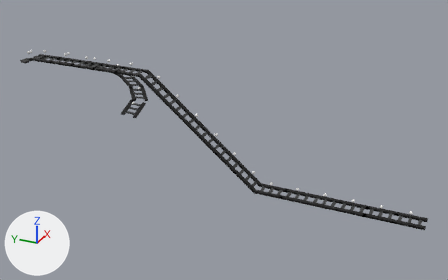
A saved change to the Blender file project/resources/AL4_FF7_RailShooter/ShootingCoaster.blend.
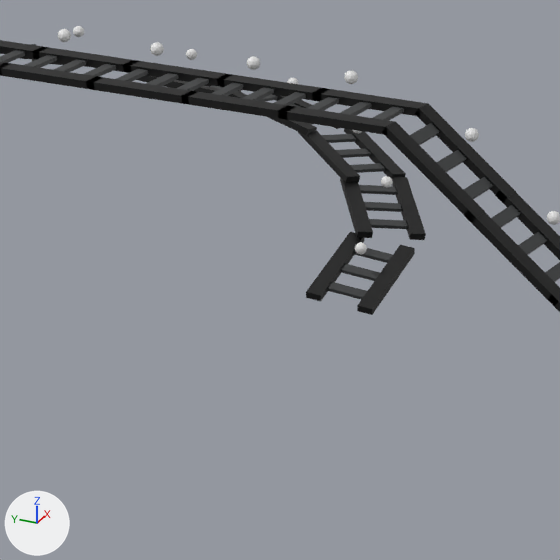
Each version is shown whole from a 50 mm camera at (-31.46, -2.75, 18.56) aimed at (2.91, 12.72, 1.37), then close up on the part from 11% to 40% of the width and 17% to 62% of the height. Every picture has the same lights, and +X, +Y and +Z are marked at lower left.

The first close-up shows 'controlPoint.025', 'rail.010', 'rail.011', 'rail.012', 'rail.013', 'rail.014', 'rail.015', 'rail.022', 'rail.023', 'rail.024', 'rail.025'.
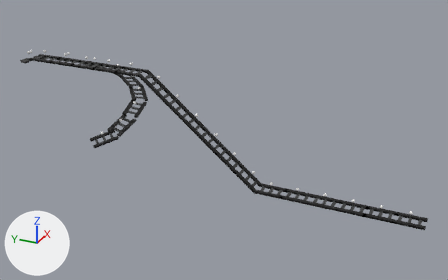
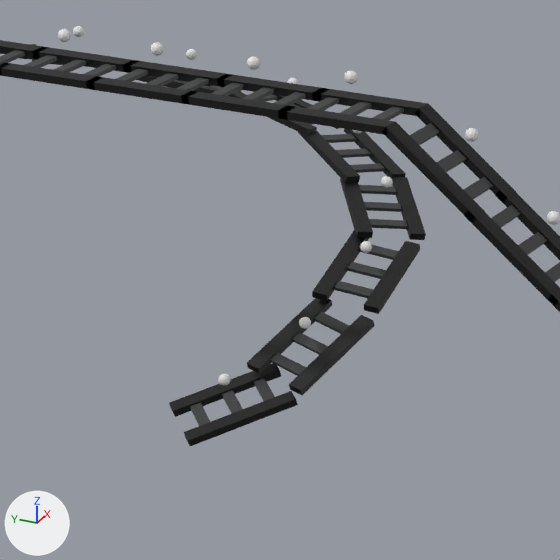
Pixel boxes (x1, y1, x2, y2) of what changed, in the close-ups (560 x 560 px):
'rail.025', moved, turned
    before: (306, 232, 415, 315)
    after: (312, 230, 420, 314)
'rail.026', added (black)
    after: (247, 298, 375, 395)
'rail.027', added (black)
    after: (169, 363, 298, 446)
'controlPoint.025', moved
    before: (355, 242, 367, 255)
    after: (360, 241, 372, 253)
'controlPoint.026', added
    after: (299, 317, 311, 329)
'controlPoint.027', added
    after: (218, 374, 231, 385)

The change in detail:
Picture 'RailTex.png.032' (img_railtex_png_032) is new.
Picture 'RailTex.png.031' (img_railtex_png_031) is new.
Material 'マテリアル.032' (mat_マテリアル_032) is new.
Its texture is img_railtex_png_032.
Material 'マテリアル.031' (mat_マテリアル_031) is new.
Its texture is img_railtex_png_031.
Mesh me_立方体_022 is new.
It consists of a box spanning x -0.45..0.45, y -0.63..-0.45, z -0.03..0.03; a box spanning x 0.32..0.58, y -0.9..0.9, z -0.06..0.06; a box spanning x -0.58..-0.32, y -0.9..0.9, z -0.06..0.06; a box spanning x -0.45..0.45, y 0.45..0.63, z -0.03..0.03; a box spanning x -0.45..0.45, y -0.09..0.09, z -0.03..0.03.
It uses material mat_マテリアル_032 (picture img_railtex_png_032).
Mesh me_立方体_021 is new.
It consists of a box spanning x -0.45..0.45, y -0.63..-0.45, z -0.03..0.03; a box spanning x 0.32..0.58, y -0.9..0.9, z -0.06..0.06; a box spanning x -0.58..-0.32, y -0.9..0.9, z -0.06..0.06; a box spanning x -0.45..0.45, y 0.45..0.63, z -0.03..0.03; a box spanning x -0.45..0.45, y -0.09..0.09, z -0.03..0.03.
It uses material mat_マテリアル_031 (picture img_railtex_png_031).
Object 'rail.025' (ob_rail_025) moves from (3.77, 20.23, 2.08) to (3.89, 20.19, 2.08).
Object 'rail.025' (ob_rail_025) turns from (-13, -9.2, -261) to (-15, -8.8, -260) degrees about x, y and z.
Object 'controlPoint.025' (ob_controlpoint_025) moves from (3.67, 20.14, 2.56) to (3.77, 20.09, 2.56).
Object 'controlPoint.027' (ob_controlpoint_027) is new; it shows a copy of the mesh of ob_controlpoint_025.
Its location is (0.89, 21.02, 1.18).
Its rotation in degrees is (-13, -9.2, -311).
Its scale is (0.1, 0.1, 0.1).
Object 'rail.027' (ob_rail_027) is new; it shows me_立方体_022.
Its location is (1.04, 21.0, 0.7).
Its rotation in degrees is (-13, -9.2, -311).
Object 'controlPoint.026' (ob_controlpoint_026) is new; it shows a copy of the mesh of ob_controlpoint_025.
Its location is (2.12, 20.27, 1.81).
Its rotation in degrees is (-21, -10, -279).
Its scale is (0.1, 0.1, 0.1).
Object 'rail.026' (ob_rail_026) is new; it shows me_立方体_021.
Its location is (2.32, 20.32, 1.35).
Its rotation in degrees is (-21, -10, -279).
